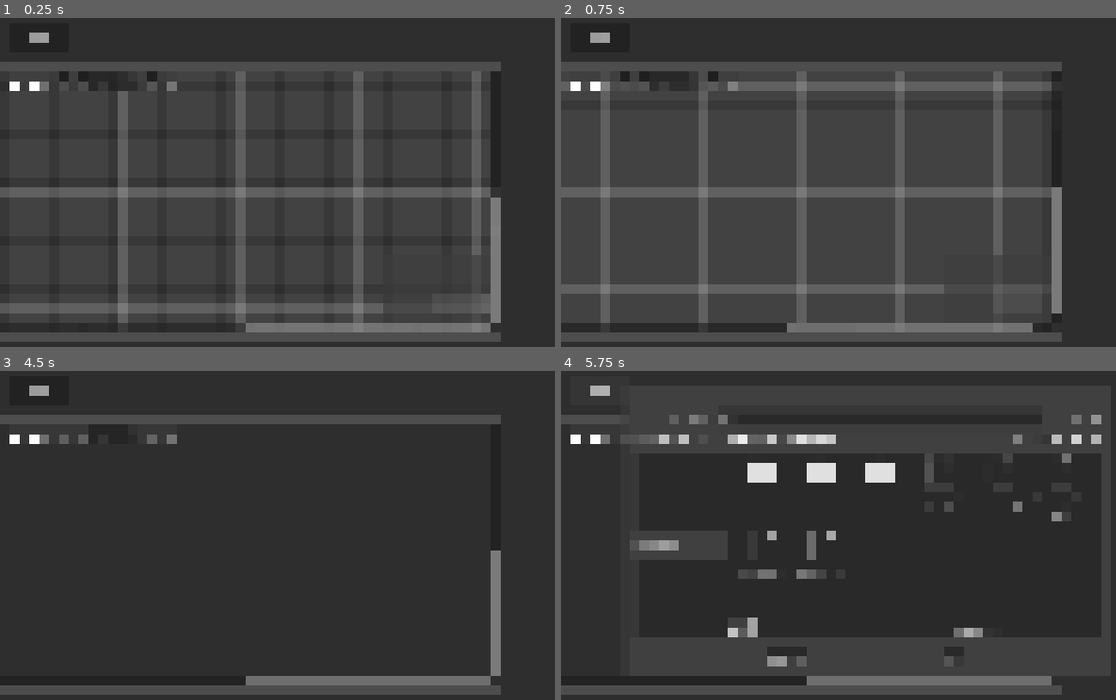
Above: before the commit, frames 1-4 (two rows, left to right).
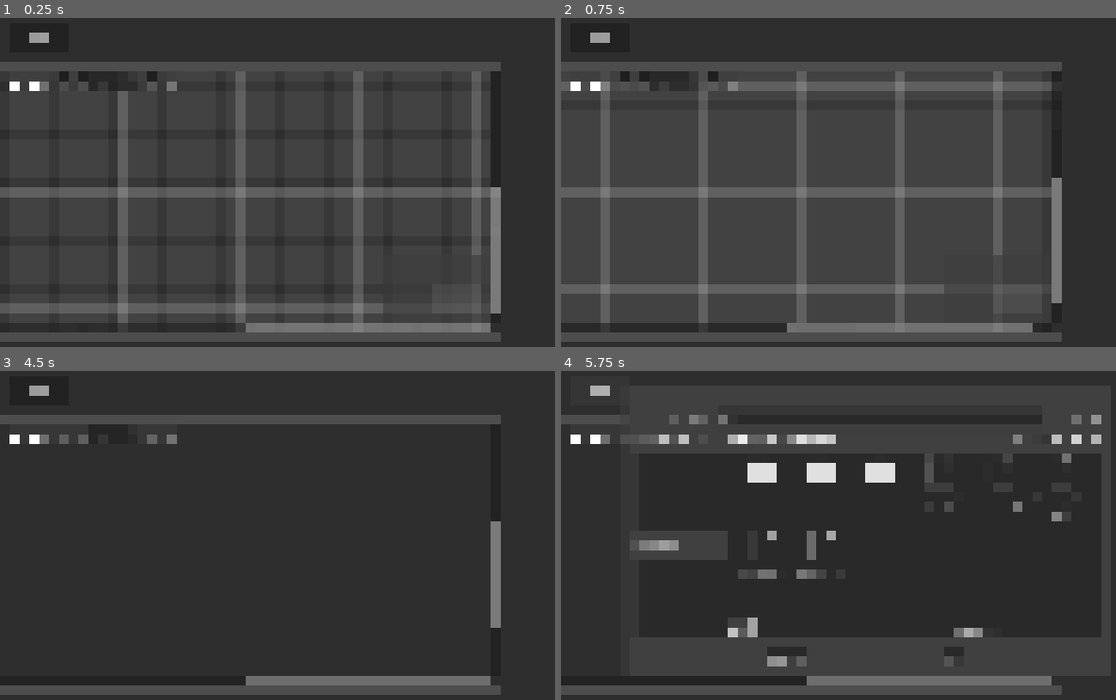
Above: after the commit, the same moments.

Repository: jsaur92/edamame
Game: Godot game, scene res://scenes/editor/editor.tscn
The game is run twice, just before and just after one commit, with the same random seed, the same clock (stepped at 60 frames per second) and the same inputs. This scene is started directly instead of the project's main scene. The engine's default icon, where the game draws it, is replaced by a stand-in: a white triangle on a blue panel in a dark square.
Inputs (mouse positions are in pixels of both pictures, inside the frame that each line leads up to):
- Up to frame 1 (0.25 s): no input
- Up to frame 2 (0.75 s): click (577, 83) at 0.5 s
- Up to frame 3 (4.5 s): click (49, 436) at 1.25 s; click (66, 436) at 2 s; click (83, 436) at 2.75 s; click (155, 436) at 3.5 s; click (172, 436) at 4.25 s
- Up to frame 4 (5.75 s): click "Save" at 5 s

The runs differ from the first frame. In frame 1, 0.2% of the frame differs, in the area x 86-91%, y 51-93%; in frame 2, 0.1%; in frame 3, 0.4%, in the area x 88-91%, y 45-93%; in frame 4, nothing differs.
Error before the commit: Invalid access to property or key 'object_library' on a base object of type 'Nil'. (res://scripts/nodes/editor.gd:46)
Error after the commit: Invalid access to property or key 'object_library' on a base object of type 'Nil'. (res://scripts/nodes/editor.gd:48)

Commit message:
adjust environment view in editor to size of environment

Diff:
--- a/scenes/editor/editor.tscn
+++ b/scenes/editor/editor.tscn
@@ -1,6 +1,7 @@
 [gd_scene format=3 uid="uid://be4ok444g1l0f"]
 
 [ext_resource type="Script" uid="uid://cibcf8xhmoiiu" path="res://scripts/nodes/editor.gd" id="1_bc6i7"]
+[ext_resource type="Script" uid="uid://bv7lntmxjb0pk" path="res://scripts/nodes/environment_graph_container.gd" id="2_5cfe8"]
 [ext_resource type="PackedScene" uid="uid://crkluhthhepo1" path="res://scenes/editor/inspector_tab.tscn" id="2_m0is4"]
 
 [sub_resource type="StyleBoxFlat" id="StyleBoxFlat_dhn8j"]
@@ -62,10 +63,12 @@
 offset_bottom = 59.0
 text = "Save"
 
-[node name="EnvironmentGraphContainer" type="GraphEdit" parent="HSplitContainer/LeftSide/VSplitContainer" unique_id=868302950]
-layout_mode = 2
-scroll_offset = Vector2(0, -102)
+[node name="EnvironmentGraphContainer" type="GraphEdit" parent="HSplitContainer/LeftSide/VSplitContainer" unique_id=868302950 node_paths=PackedStringArray("top_left", "bottom_right")]
+layout_mode = 2
 minimap_size = Vector2(180, 120)
+script = ExtResource("2_5cfe8")
+top_left = NodePath("top-left")
+bottom_right = NodePath("top-right")
 
 [node name="GameViewContainer" type="SubViewportContainer" parent="HSplitContainer/LeftSide/VSplitContainer/EnvironmentGraphContainer" unique_id=1802276125]
 layout_mode = 1
@@ -90,6 +93,20 @@
 grow_horizontal = 2
 grow_vertical = 2
 mouse_filter = 2
+
+[node name="top-left" type="GraphNode" parent="HSplitContainer/LeftSide/VSplitContainer/EnvironmentGraphContainer" unique_id=1655155889]
+visible = false
+layout_mode = 0
+offset_right = 9.0
+offset_bottom = 55.0
+mouse_filter = 1
+
+[node name="top-right" type="GraphNode" parent="HSplitContainer/LeftSide/VSplitContainer/EnvironmentGraphContainer" unique_id=2016604311]
+visible = false
+layout_mode = 0
+offset_right = 9.0
+offset_bottom = 55.0
+mouse_filter = 1
 
 [node name="Panel" type="Panel" parent="HSplitContainer/LeftSide/VSplitContainer" unique_id=1907634130]
 layout_mode = 2
--- a/scenes/game/environment.tscn
+++ b/scenes/game/environment.tscn
@@ -2,11 +2,10 @@
 
 [ext_resource type="Script" uid="uid://c568o2xv8ohvw" path="res://scripts/nodes/environment.gd" id="1_k68ih"]
 
-[node name="Envronment" type="Node2D" unique_id=1163295902 node_paths=PackedStringArray("tilemap", "objects_root", "player")]
+[node name="Envronment" type="Node2D" unique_id=1163295902 node_paths=PackedStringArray("tilemap", "objects_root")]
 script = ExtResource("1_k68ih")
 tilemap = NodePath("TileMapLayer")
 objects_root = NodePath("Objects")
-player = NodePath("")
 
 [node name="TileMapLayer" type="TileMapLayer" parent="." unique_id=1629662108]
 
--- a/scripts/nodes/editor.gd
+++ b/scripts/nodes/editor.gd
@@ -8,7 +8,7 @@
 @export var objects_dock : HFlowContainer
 @export var inspector_tab : InspectorTab
 @export var game_viewport : SubViewport
-@export var environment_graph : GraphEdit
+@export var environment_graph : EnvironmentGraphEdit
 @export var dragables_root : Control
 @export var above_left_side : Control
 @export var file_dialog : FileDialog
@@ -32,6 +32,8 @@
 	game_viewport.add_child(environment)
 
 	inspector_tab.edited.connect(_on_inspector_value_changed)
+
+	environment_graph.update_boundaries( game_data.get_environment().get_used_rect() )
 
 	#wrap all objects from environment in DragableGOParents.
 	for object in environment.get_objects():
@@ -87,7 +89,10 @@
 
 
 func _on_dragable_container_clicked(dgp:DragableGOParent) -> void:
-	dgp.reparent(above_left_side)
+	if dgp.get_parent() != null:
+		dgp.reparent(above_left_side)
+	else:
+		above_left_side.add_child(dgp)
 	dgp.game_object.instance_data.position = get_mouse_pos_in_environment()
 	inspector_tab.update_panel(dgp.game_object.get_instance_data())
 
--- /dev/null
+++ b/scripts/nodes/environment_graph_container.gd
@@ -0,0 +1,9 @@
+class_name EnvironmentGraphEdit
+extends GraphEdit
+
+@export var top_left : GraphNode
+@export var bottom_right : GraphNode
+
+func update_boundaries(rect:Rect2i) -> void:
+	top_left.position_offset = rect.position
+	bottom_right.position_offset = rect.size - rect.position
--- a/scripts/resources/game_data/environments/environment_data.gd
+++ b/scripts/resources/game_data/environments/environment_data.gd
@@ -34,3 +34,23 @@
 
 func remove_object(obj:ObjectInstanceData) -> void:
 	objects.erase(obj)
+
+
+## Get the used rectangle of the TileMap of the TerrainData, then expand that
+## to fit in any objects that are outside of that rectangle.
+func get_used_rect() -> Rect2:
+	var rect : Rect2 = terrain.get_used_rect()
+
+	var top_left : Vector2 = rect.position
+	var bottom_right : Vector2 = rect.size + rect.position
+
+	for object in objects:
+		top_left.x = min(object.get_position().x, top_left.x)
+		top_left.y = min(object.get_position().y, top_left.y)
+		bottom_right.x = max(object.get_position().x, bottom_right.x)
+		bottom_right.y = max(object.get_position().y, bottom_right.y)
+
+	rect.position = top_left
+	rect.size = bottom_right - rect.position
+
+	return rect
--- a/scripts/resources/game_data/environments/terrain_data.gd
+++ b/scripts/resources/game_data/environments/terrain_data.gd
@@ -10,3 +10,20 @@
 func setup(_tileset:TileSet, _tilemap:TileMapPattern=TileMapPattern.new()) -> void:
 	tileset = _tileset
 	tilemap = _tilemap
+
+
+## Gets the x and y of the top-left corner, as well as the width and height.
+func get_used_rect() -> Rect2i:
+	var tiles : Array[Vector2i] = tilemap.get_used_cells()
+	if tiles.size() <= 0:
+		return Rect2i(Vector2i.ZERO, Vector2i.ZERO)
+	if tiles.size() == 1:
+		return Rect2i(tiles[0], Vector2i(1,1))
+	var top_left : Vector2i = tiles[0]
+	var bottom_right : Vector2i = tiles[0]
+	for tile in tiles:
+		top_left.x = min(tile.x, top_left.x)
+		top_left.y = min(tile.y, top_left.y)
+		bottom_right.x = max(tile.x, bottom_right.x)
+		bottom_right.y = max(tile.y, bottom_right.y)
+	return Rect2i(top_left, bottom_right - top_left)
--- a/scripts/resources/game_data/objects/object_instance.gd
+++ b/scripts/resources/game_data/objects/object_instance.gd
@@ -20,5 +20,9 @@
 	default_state = _default_state
 
 
+func get_position() -> Vector2:
+	return position
+
+
 func set_position(pos:Vector2) -> void:
 	position = pos
Not shown, added: scripts/nodes/environment_graph_container.gd.uid
